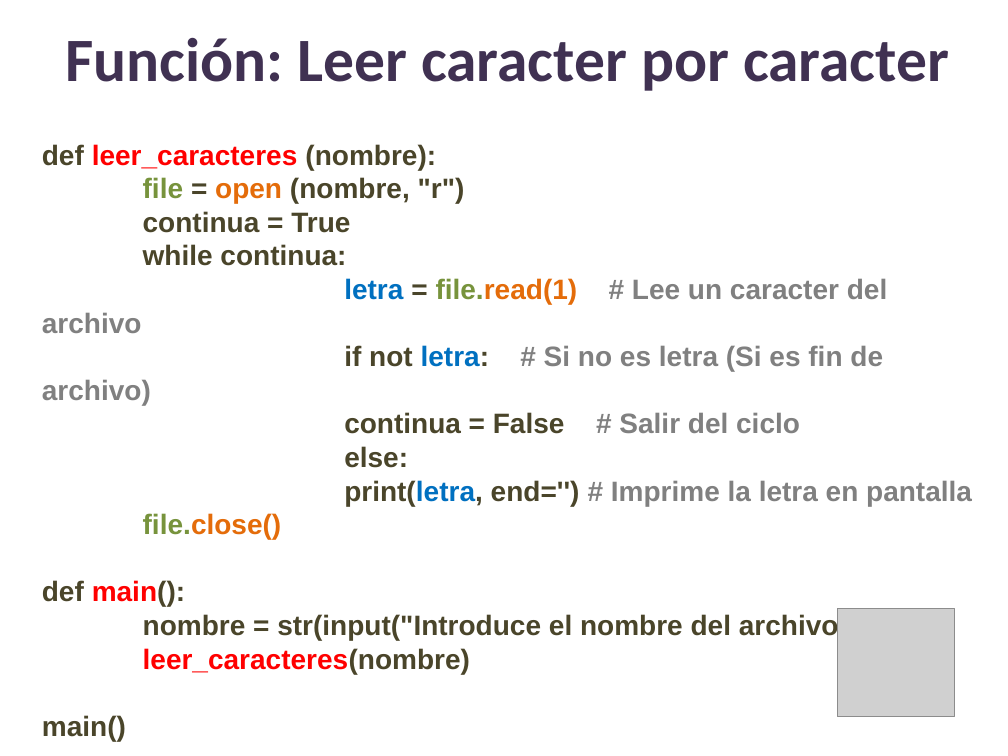
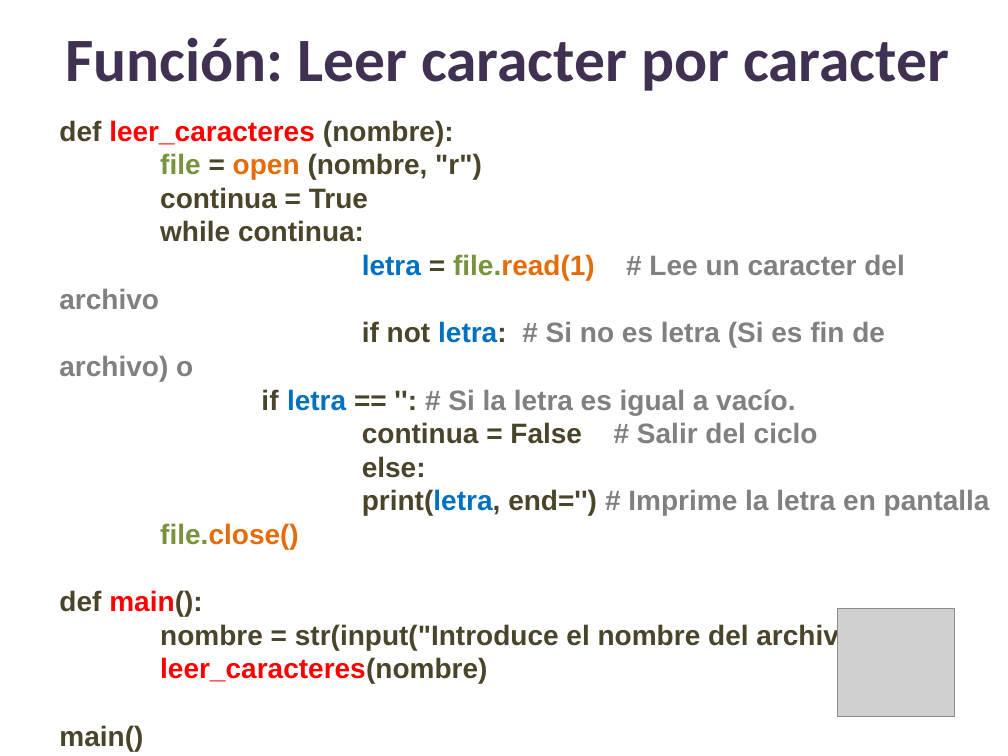
Before and after one commit to lizetheP/PensamientoC, a slide deck: slide 17 of CalendarioAgo21/presentaciones/12_Archivos.pptx. Drawn at 1008x756 pixels with LibreOffice and Linux fonts; fonts in the diff are those of the drawing; grey boxes stand for pictures. Boxes give left, top, right and bottom in pixels: in the first picture for what was removed or moved away, otherwise in the second. Text is boxed around its words. In the diff, an @@ line names an element or a change of style, - is before the commit and + after.

```diff
--- a/CalendarioAgo21/presentaciones/12_Archivos.pptx
+++ b/CalendarioAgo21/presentaciones/12_Archivos.pptx
@@ text "def leer_caracteres (nombre):": place and size @@
-text "def leer_caracteres (nombre):" at <box>42,144,972,674</box>
+text "def leer_caracteres (nombre):" at <box>59,120,990,684</box>
@@ text at <box>59,321,885,415</box>: text changed @@
-if not letra: # Si no es letra (Si es fin de archivo)
+if not letra: # Si no es letra (Si es fin de archivo) o
+if letra == '': # Si la letra es igual a vacío.
```
Also in this commit, not shown: 1 other slide changed, 1 other file.
